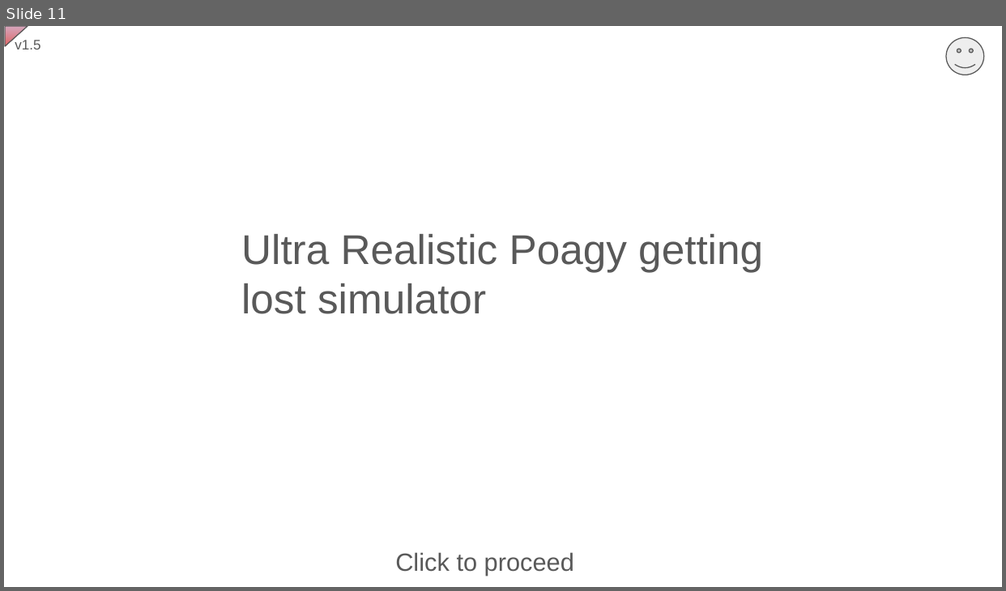
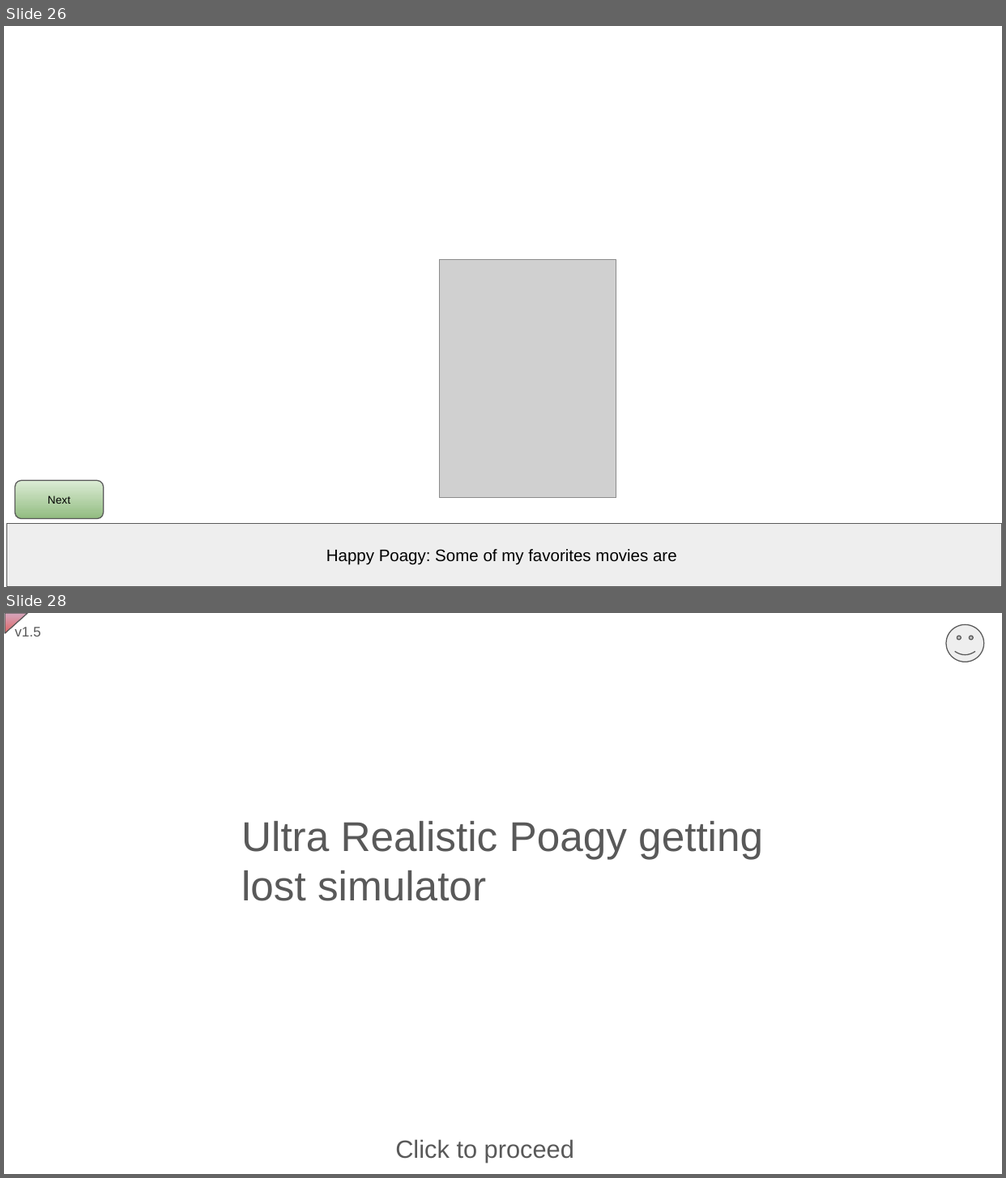
Before and after one commit to RitPigDev/poagy.gs-plus, a slide deck: poagy.gs+.pptx. Shown one above the other, each under a label of ours: slide 11 before the commit, slides 26 and 28 after it; the slides between them are not shown. The pictures are 1006x591 and 1006x1178 pixels, drawn with LibreOffice and Linux fonts; fonts in the diff are those of the drawing; grey boxes stand for pictures; background and template pictures are left out. Boxes give left, top, right and bottom in pixels: in the first picture for what was removed or moved away, otherwise in the second. Text is boxed around its words. In the diff, an @@ line names an element or a change of style, - is before the commit and + after.

```diff
--- a/poagy.gs+.pptx
+++ b/poagy.gs+.pptx
@@ slide 26 added at [4,26,1002,587], background picture (left out) @@
@@ picture added at [439,259,616,498] @@
@@ rounded rectangle added at [15,481,104,519], fill gradient #DCECD5 to #92BC81, outline #595959 0.75 pt, 8 pt, text #000000 @@
+Next
@@ rectangle added at [7,524,1002,587], fill #EEEEEE, outline #595959 0.75 pt, 12 pt, text #000000 @@
+Happy Poagy: Some of my favorites movies are
@@ what was slide 11 is now slide 28 @@
```
Also in this commit, not shown: 7 slides changed, 17 other slides added.
